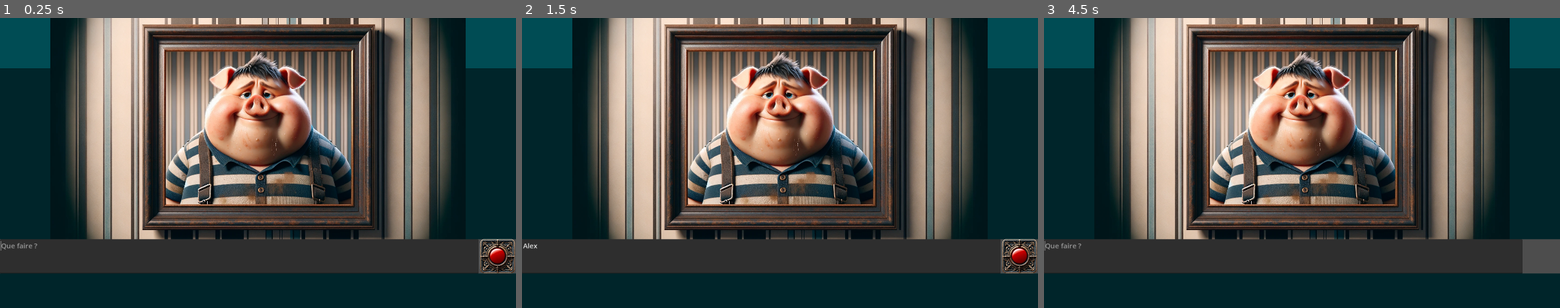
Above: before the commit, frames 1-3 (left to right).
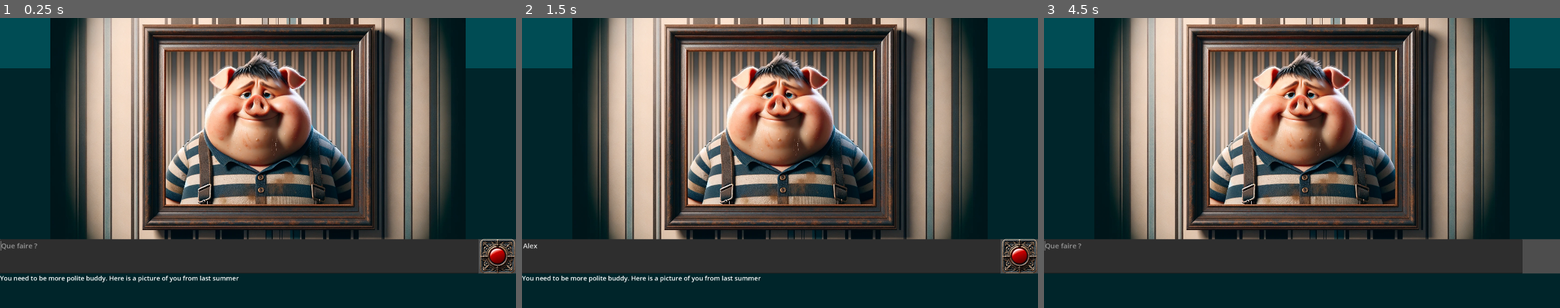
Above: after the commit, the same moments.

Repository: frangin2003/sram-remaster
Game: Godot game, scene res://scenes/xx_pig/xx_pig.tscn
Same seed, same stepped clock (60 frames per second), same inputs: the game is played once before the commit and once after it. This scene is started directly instead of the project's main scene. Video files are missing from this copy of the repository; at most half a second of black plays in their place.
Inputs (mouse positions are in pixels of both pictures, inside the frame that each line leads up to):
- Up to frame 1 (0.25 s): no input
- Up to frame 2 (1.5 s): click (759, 255) at 0.52 s; type "Alex" at 0.6 s; click (1017, 255) at 1.25 s
- Up to frame 3 (4.5 s): click (1539, 255) at 2 s; click (1539, 255) at 2.75 s; tap Enter at 3.5, 3.6, 4.35 s; move the mouse to (1281, 255) at 3.52 s; click (1281, 255) at 3.67 s; tap Space at 4.25 s; move the mouse to (1456, 206) at 4.27 s; click (1456, 206) at 4.42 s

The runs differ from the first frame. In frame 1, 0.4% of the frame differs, in the area x 0-47%, y 88-92%; in frame 2, 0.4%; in frame 3, nothing differs.

Commit message:
GUI LLM response textbox fixed, LlmServer upgraded

Diff:
--- a/global/LlmServer.gd
+++ b/global/LlmServer.gd
@@ -6,15 +6,13 @@
 
 var socket = WebSocketPeer.new()
 
-# Called when the node enters the scene tree for the first time.
 func _ready():
 	socket.connect_to_url("ws://localhost:8765")
 
-func _process(delta):
+func _process(_delta):
 	socket.poll()
 	var state = socket.get_ready_state()
 	if state == WebSocketPeer.STATE_OPEN:
-		var new_output = ''
 		while socket.get_available_packet_count():
 			var chunk = socket.get_packet().get_string_from_utf8()
 			print("Chunk: ", chunk)
@@ -30,9 +28,75 @@
 		print("WebSocket closed with code: %d, reason %s. Clean: %s" % [code, reason, code != -1])
 		set_process(false) # Stop processing.
 
+func get_json_text(system_message, user_message, audio_file_path = ""):
+	var message_dict = {"system": system_message, "user": user_message, "audio_file_path": audio_file_path}
+	llm_inputs.append(message_dict)
+	return JSON.stringify(message_dict)
+
 # Override _gui_input instead of _input for GUI elements like TextEdit.
-func send_text(system_message, user_message):
-	var message_dict = {"user": user_message, "system": system_message}
-	llm_inputs.append(message_dict)
-	var json_message = JSON.stringify(message_dict)
-	socket.send_text(json_message)
+#func send_text(system_message, user_message):
+	#socket.send_text(get_json_text(system_message, user_message))
+
+# Not working for the moment, using file on disk
+func send_audio(system_message, user_message, audio_file_path):
+	socket.send_text(get_json_text(system_message, user_message, audio_file_path))
+#func send_audio(system_message, user_message, audio_bytes):
+	#send_text(system_message, "")
+	#data_socket.send(audio_bytes)
+
+func send_text(content: Dictionary) -> void:
+	if socket.get_ready_state() == WebSocketPeer.STATE_OPEN:
+		socket.send_text(JSON.stringify(content))
+	else:
+		print("WebSocket is not connected.")
+
+# Convert ArrayBytes to Base64
+func bytearray_to_base64(bytearray: PackedByteArray) -> String:
+	return Marshalls.utf8_to_base64(bytearray.get_string_from_utf8())
+
+# Different use cases for sending messages
+func send_system_and_user_prompt(system_prompt: String, user_prompt: String) -> void:
+	var message = {
+		"messages": [
+			{"role": "system", "content": system_prompt},
+			{"role": "user", "content": [{"type": "text", "text": user_prompt}]}
+		]
+	}
+	send_text(message)
+
+func send_system_and_voice_prompt(system_prompt: String, voice_data: PackedByteArray) -> void:
+	var base64_voice = bytearray_to_base64(voice_data)
+	var message = {
+		"messages": [
+			{"role": "system", "content": system_prompt},
+			{"role": "user", "content": [{"type": "voice", "voice": {"data": base64_voice}}]}
+		]
+	}
+	send_text(message)
+
+func send_system_and_images_and_user_prompt(system_prompt: String, user_prompt: String, image_data_array: Array) -> void:
+	var image_content = []
+	for data in image_data_array:
+		var base64_image = bytearray_to_base64(data)
+		image_content.append({"type": "image", "image": {"data": base64_image}})
+	var message = {
+		"messages": [
+			{"role": "system", "content": system_prompt},
+			{"role": "user", "content": [{"type": "text", "text": user_prompt}] + image_content}
+		]
+	}
+	send_text(message)
+
+func send_system_and_images_and_voice_prompt(system_prompt: String, voice_data: PackedByteArray, image_data_array: Array) -> void:
+	var base64_voice = bytearray_to_base64(voice_data)
+	var image_content = []
+	for data in image_data_array:
+		var base64_image = bytearray_to_base64(data)
+		image_content.append({"type": "image", "image": {"data": base64_image}})
+	var message = {
+		"messages": [
+			{"role": "system", "content": system_prompt},
+			{"role": "user", "content": [{"type": "voice", "voice": {"data": base64_voice}}] + image_content}
+		]
+	}
+	send_text(message)
--- a/project.godot
+++ b/project.godot
@@ -26,4 +26,4 @@
 window/size/viewport_height=1080
 window/size/mode=3
 window/stretch/mode="viewport"
-window/stretch/aspect="expand"
+window/stretch/aspect="keep_height"
--- a/scenes/gui/HeroTextEdit.gd
+++ b/scenes/gui/HeroTextEdit.gd
@@ -31,5 +31,5 @@
 			get_node("../RecordVoiceButton").visible = false
 			clear()
 			gameMasterOutput.text = ""
-			LlmServer.send_text(system_message, user_message)
+			LlmServer.send_system_and_user_prompt(system_message, user_message)
 			get_viewport().set_input_as_handled()
--- a/scenes/gui/gui.tscn
+++ b/scenes/gui/gui.tscn
@@ -48,10 +48,8 @@
 [node name="GameMasterOutput" type="Label" parent="GameMasterColorRect"]
 z_index = 1
 layout_mode = 0
-offset_left = -128.0
-offset_top = 952.0
-offset_right = 1792.0
-offset_bottom = 1080.0
+offset_right = 1920.0
+offset_bottom = 128.0
 theme_override_font_sizes/font_size = 24
 autowrap_mode = 3
 
